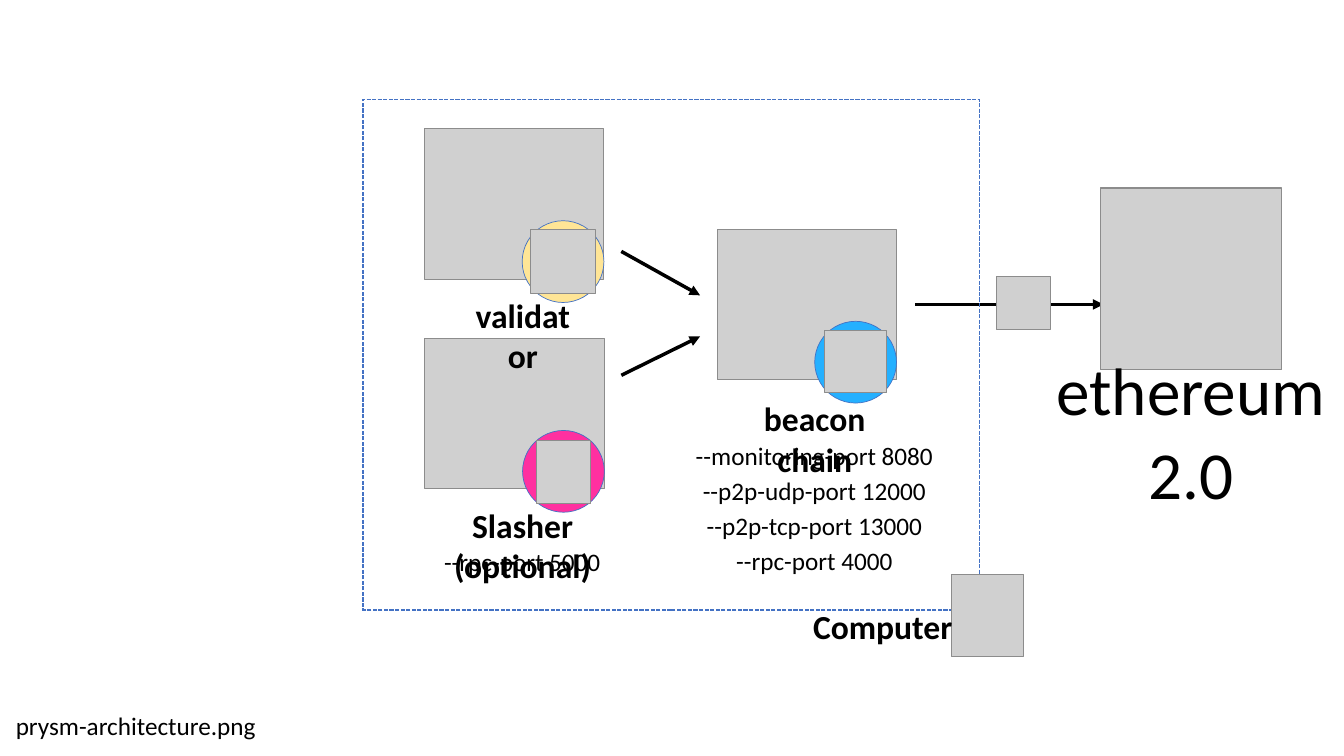
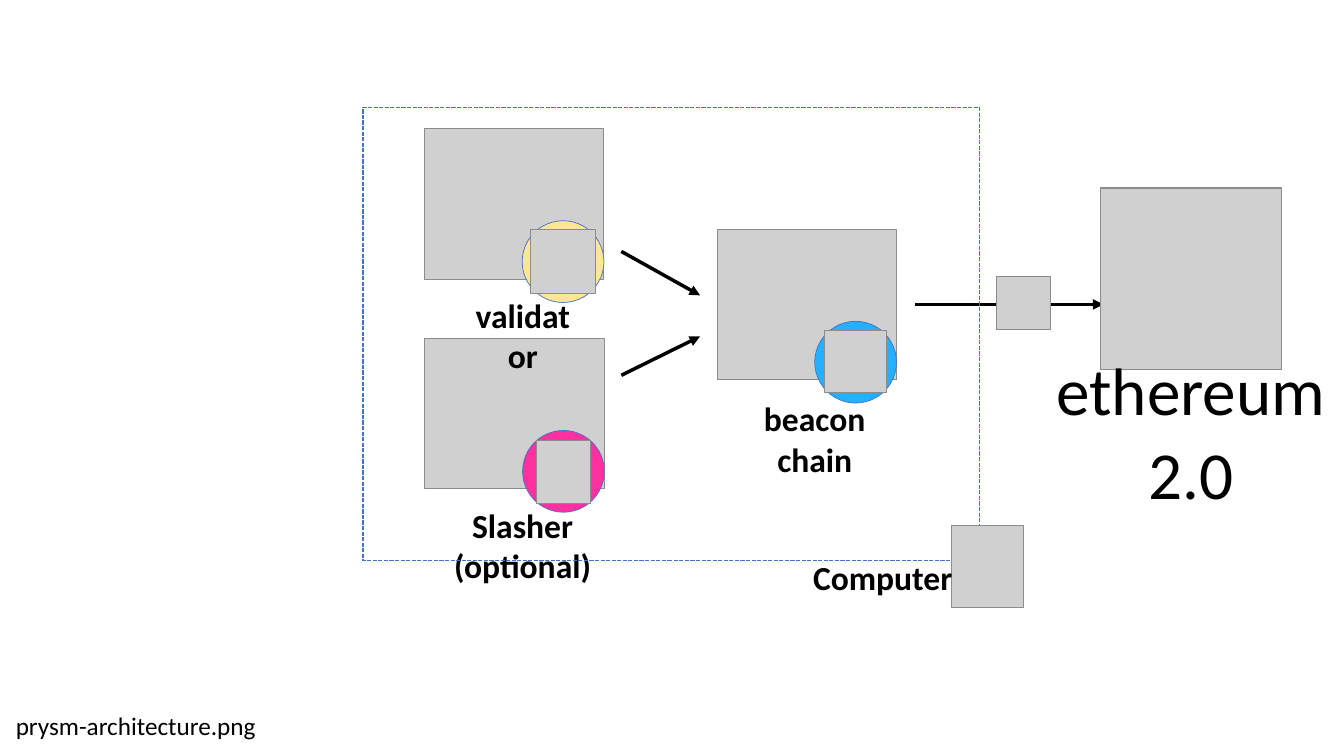
Before and after one commit to prysmaticlabs/documentation, a slide deck: slide 2 of website/static/img/Prysm_Docs.pptx. Drawn at 1344x756 pixels with LibreOffice and Linux fonts; fonts in the diff are those of the drawing; grey boxes stand for pictures. Boxes give left, top, right and bottom in pixels: in the first picture for what was removed or moved away, otherwise in the second. Text is boxed around its words. In the diff, an @@ line names an element or a change of style, - is before the commit and + after.

```diff
--- a/website/static/img/Prysm_Docs.pptx
+++ b/website/static/img/Prysm_Docs.pptx
@@ rectangle: place and size @@
-rectangle at (363,100,980,610)
+rectangle at (363,108,980,562)
@@ text removed at (696,447,933,574) @@
---monitoring-port 8080
---p2p-udp-port 12000
---p2p-tcp-port 13000
---rpc-port 4000
@@ picture: place and size @@
-picture at (952,575,1024,657)
+picture at (952,525,1024,608)
@@ text removed at (444,551,600,578) @@
---rpc-port 5000
@@ text "Computer": place and size @@
-text "Computer" at (813,612,952,648)
+text "Computer" at (813,562,952,598)
```
Also in this commit, not shown: 2 other slides changed, 1 slide added, 10 other files.
